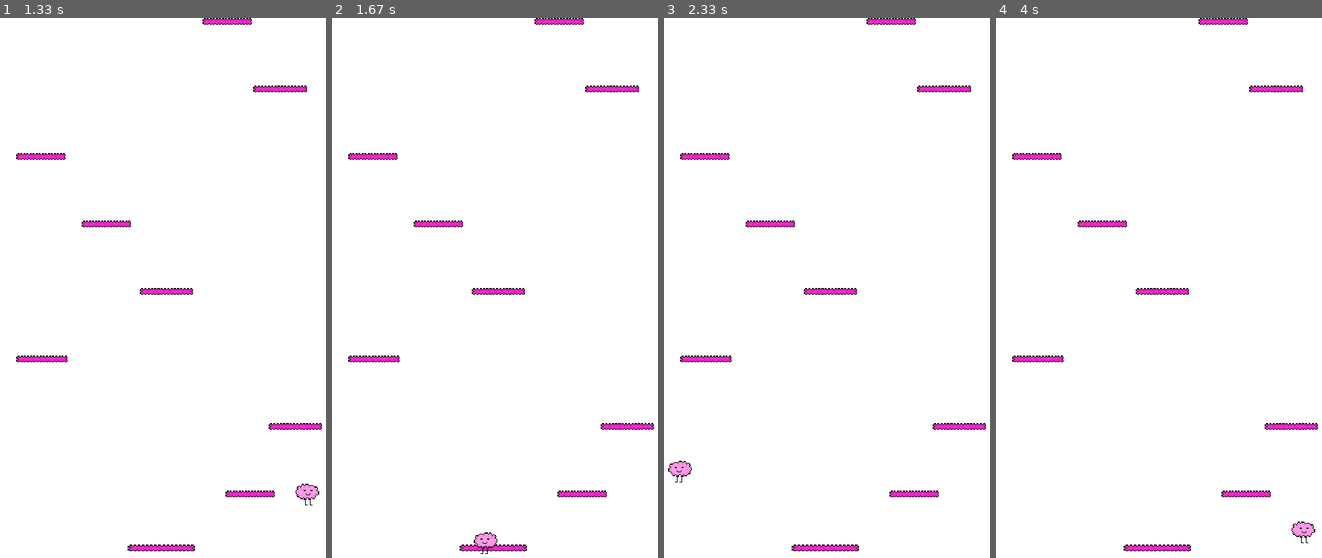
Above: before the commit, frames 1-4 (left to right).
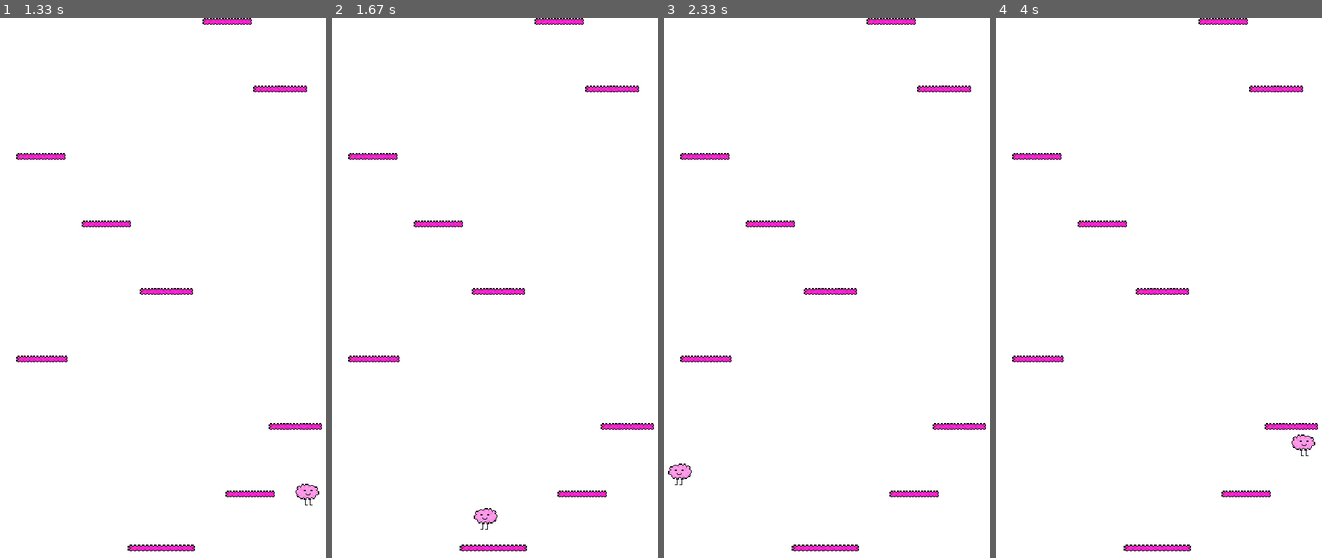
Above: after the commit, the same moments.

Repository: rico-0989903/WP1-BrainmanJump
Game: pygame game, started from game.py
Two runs of this game, one before a commit and one after it. Both use one fixed random seed, a clock stepped at 60 frames per second and the inputs below.
Inputs:
- Up to frame 1 (1.33 s): hold D 0.33-0.8 s; hold D 0.83-1.3 s
- Up to frame 2 (1.67 s): hold A from 1.33 s (still down)
- Up to frame 3 (2.33 s): release A at 1.87 s; hold A 1.9-2.3 s
- Up to frame 4 (4 s): hold D 2.33-2.97 s; hold A 3-3.47 s; hold D 3.5-3.97 s

Frame 1 is identical in both runs. In frame 2, 0.3% of the frame differs, in the area x 43-51%, y 90-100%; in frame 3, 0.1%; in frame 4, 0.3%, in the area x 90-98%, y 77-98%.

Commit message:
Collision on platforms added

Diff:
--- a/game.py
+++ b/game.py
@@ -28,8 +28,15 @@
 BLACK = (0, 0, 0)
 
 # classes
+class Platform(pygame.sprite.Sprite):
+    def __init__(self, x, y, width):
+        pygame.sprite.Sprite.__init__(self)
+        self.image = pygame.transform.scale(platform_image, (width, 10))
+        self.rect = self.image.get_rect()
+        self.rect.x = x
+        self.rect.y = y
+
 class Player():
-
     def __init__(self, x, y):
         self.image = pygame.transform.scale(brainman_sprite, (35, 35))
         self.rect = self.image.get_rect()
@@ -75,13 +82,14 @@
         if self.rect.bottom + self.dy > SCREEN_HEIGT:
             self.JumpUp()
 
-class Platform(pygame.sprite.Sprite):
-    def __init__(self, x, y, width):
-        pygame.sprite.Sprite.__init__(self)
-        self.image = pygame.transform.scale(platform_image, (width, 10))
-        self.rect = self.image.get_rect()
-        self.rect.x = x
-        self.rect.y = y
+        for platform in platform_group:
+            if platform.rect.colliderect(self.rect.x, self.rect.y + self.dy, 35, 35):
+                if self.rect.bottom < platform.rect.centery:
+                    if self.vel_y > 0:
+                        self.JumpUp()
+
+
+
 
 # platform group
 platform_group = pygame.sprite.Group()
